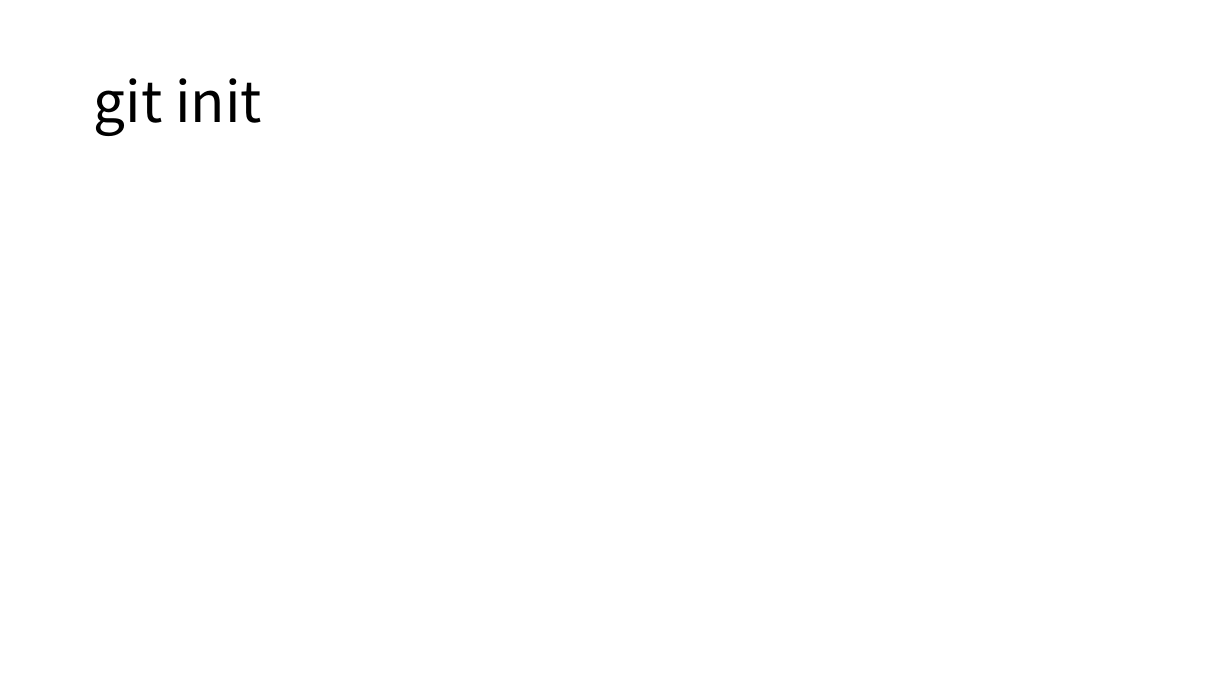
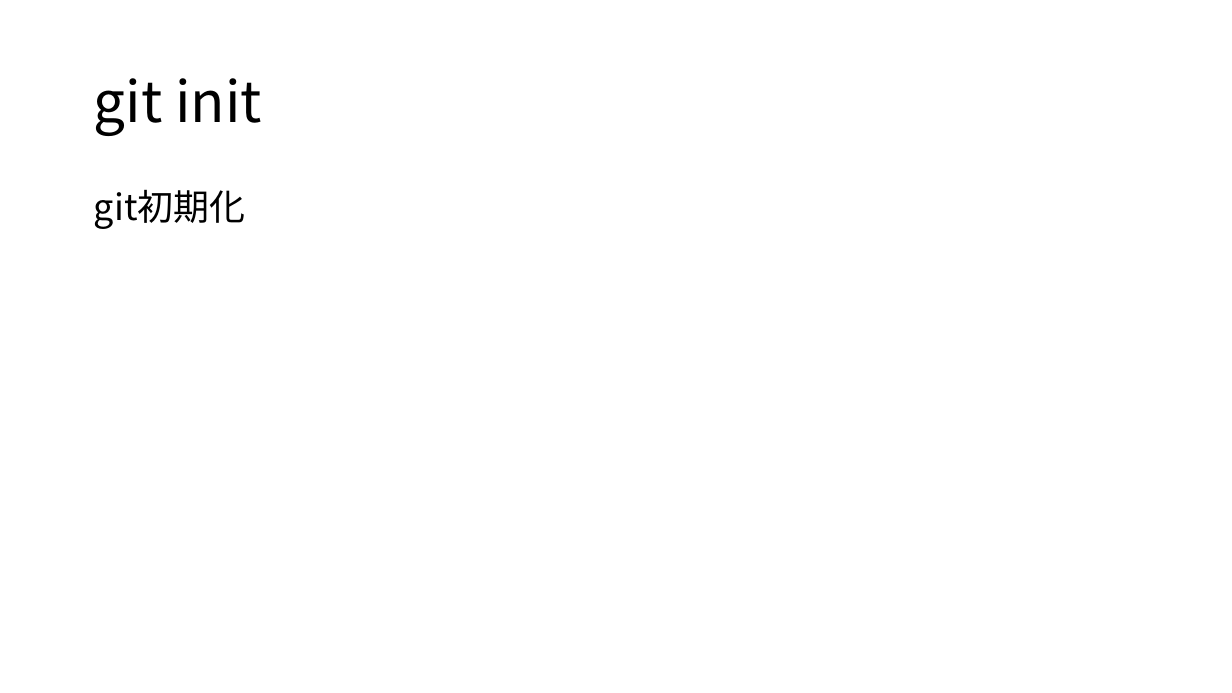
Before and after one commit to githubtarohario/gui, a slide deck: slide 4 of git.pptx. Drawn at 1232x693 pixels with LibreOffice and Linux fonts; fonts in the diff are those of the drawing. Boxes give left, top, right and bottom in pixels: in the first picture for what was removed or moved away, otherwise in the second. Text is boxed around its words. In the diff, an @@ line names an element or a change of style, - is before the commit and + after.

Commit message:
update

```diff
--- a/git.pptx
+++ b/git.pptx
@@ text added at (x1=94, y1=189, x2=245, y2=229), 28 pt, text #000000 @@
+git初期化
```
Also in this commit, not shown: 2 other slides changed, 6 slides added, 8 slides removed.
